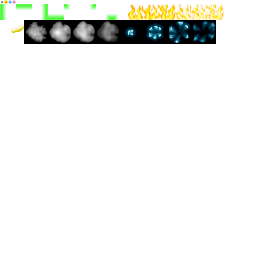
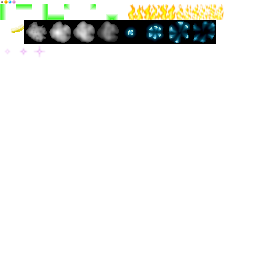
Layered file, before and after one edit (256x256). Changes by layer:
painted on "Background" over [left=4, top=45, right=46, bottom=58]
